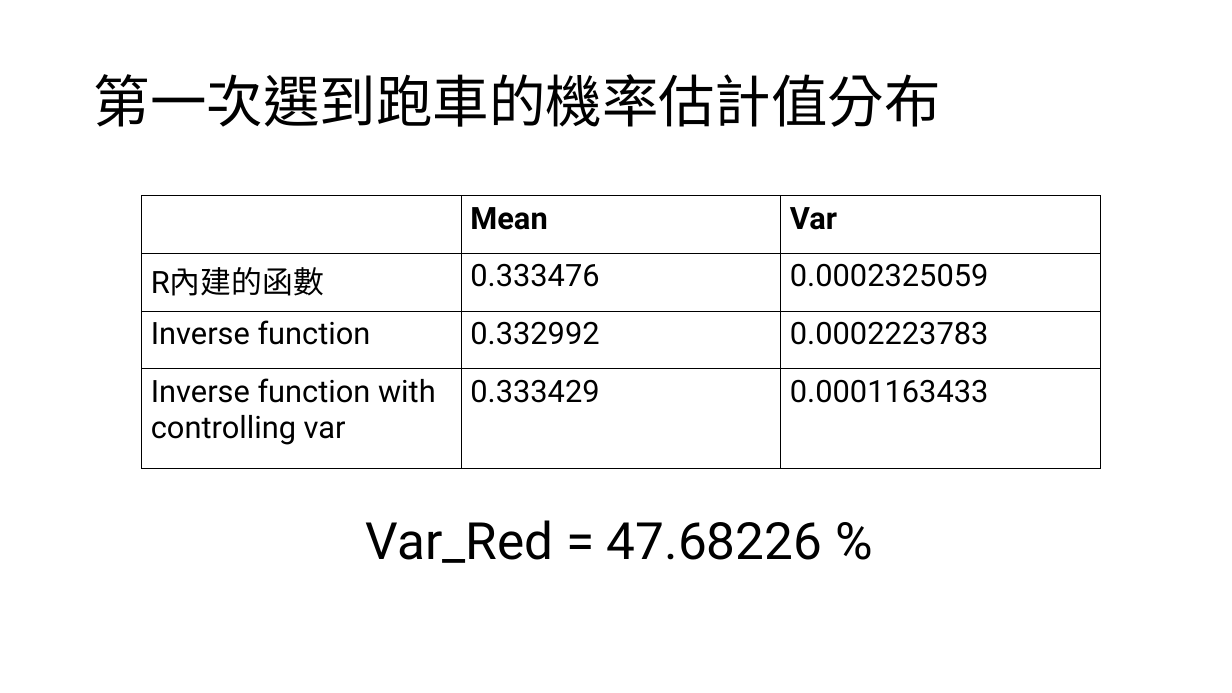
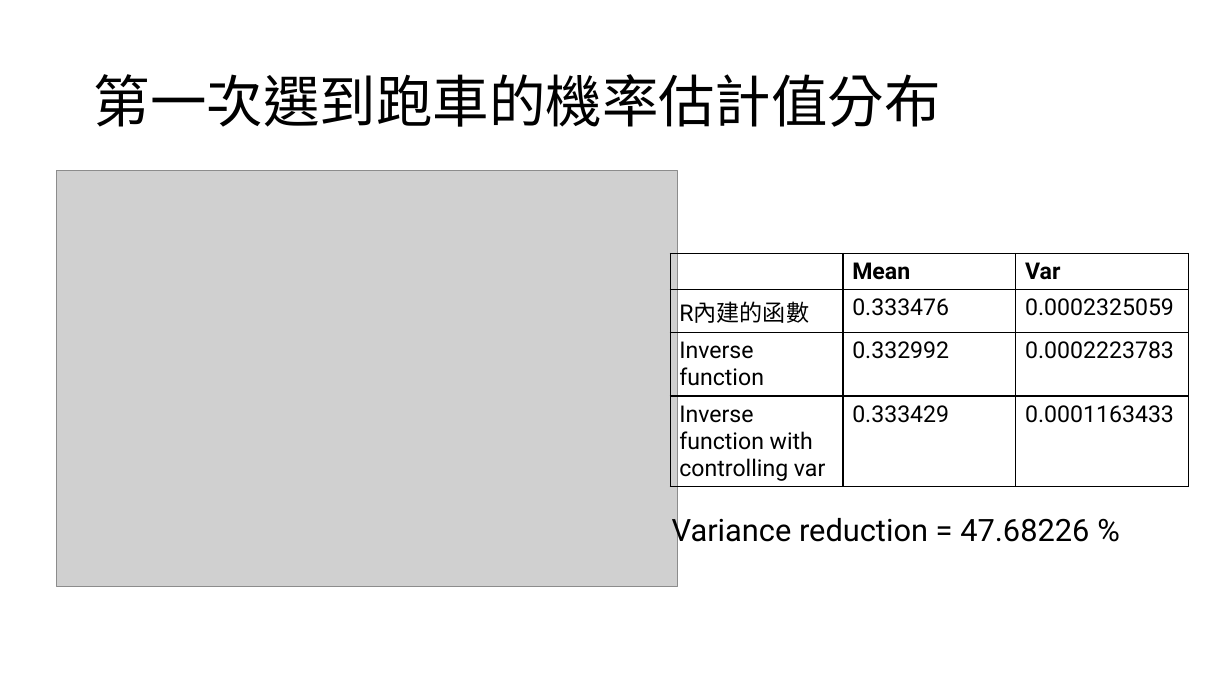
Before and after one commit to Lai-jun-yan/monty-hall-simulation, a slide deck: slide 5 of R/presentation/統計計算.pptx (slide 6 before the commit). Drawn at 1232x693 pixels with LibreOffice and Linux fonts; fonts in the diff are those of the drawing; grey boxes stand for pictures. Boxes give left, top, right and bottom in pixels: in the first picture for what was removed or moved away, otherwise in the second. Text is boxed around its words. In the diff, an @@ line names an element or a change of style, - is before the commit and + after.

```diff
--- a/R/presentation/統計計算.pptx
+++ b/R/presentation/統計計算.pptx
@@ picture added at (x1=56, y1=171, x2=678, y2=587) @@
@@ table at (x1=670, y1=253, x2=1189, y2=485) @@
@@ size 24 to 18 pt @@
@@ table resized from (x1=141, y1=196, x2=1101, y2=469) to (x1=670, y1=253, x2=1189, y2=485) @@
@@ text at (x1=672, y1=513, x2=1089, y2=549): text changed; size 40 to 24 pt @@
-Var_Red = 47.68226 %
+Variance reduction = 47.68226 %
```
Also in this commit, not shown: 2 other slides changed, 4 slides added, 2 slides removed, 2 other files.
